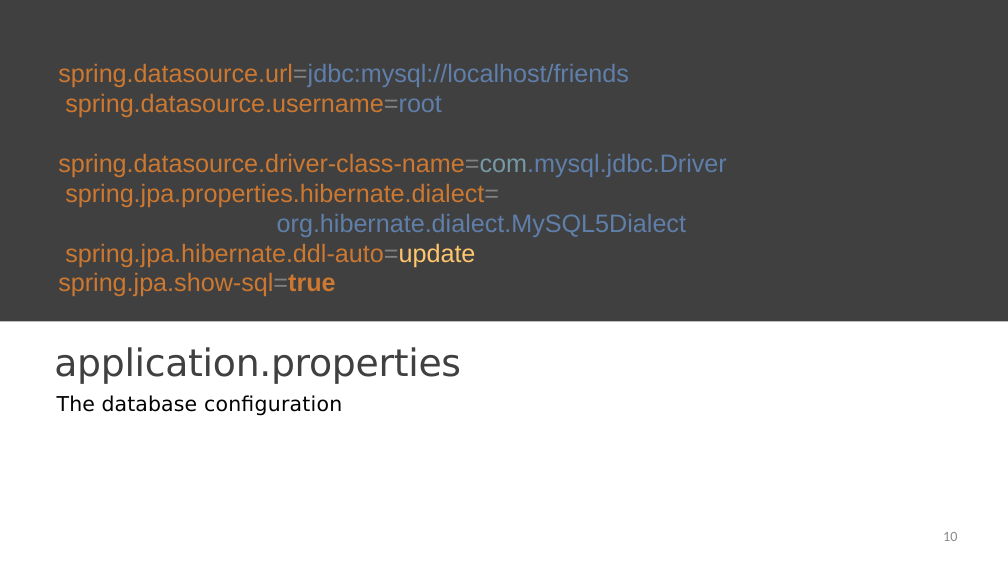
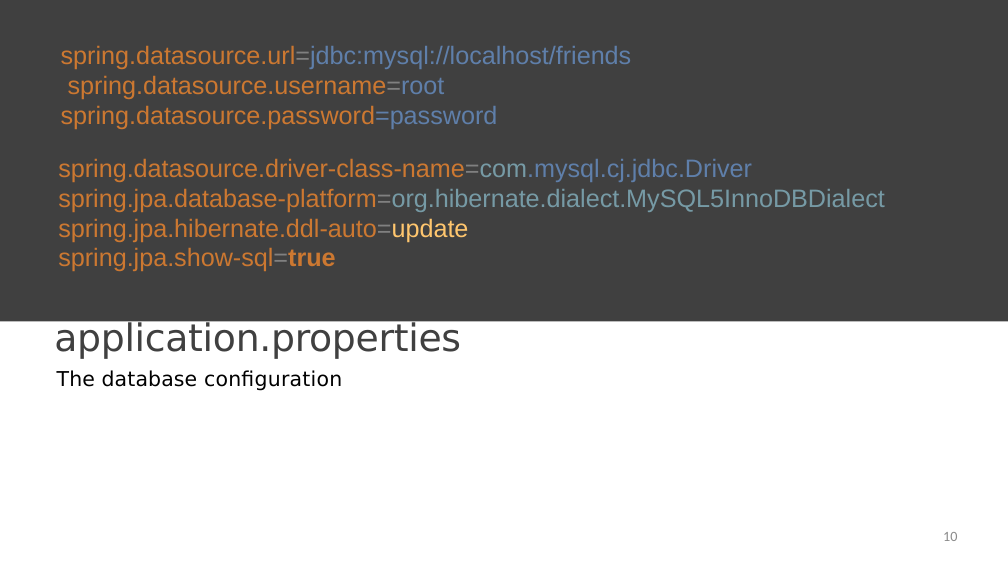
Before and after one commit to StevenJoseph19/DXC-FSD, a slide deck: slide 10 of 3. Spring 5.0/Day 20/Slides/3. Building the Friends Web Services/building-the-friends-web-services-slides.pptx. Drawn at 1008x567 pixels with LibreOffice and Linux fonts; fonts in the diff are those of the drawing. Boxes give left, top, right and bottom in pixels: in the first picture for what was removed or moved away, otherwise in the second. Text is boxed around its words. In the diff, an @@ line names an element or a change of style, - is before the commit and + after.

```diff
--- a/3. Spring 5.0/Day 20/Slides/3. Building the Friends Web Services/building-the-friends-web-services-slides.pptx
+++ b/3. Spring 5.0/Day 20/Slides/3. Building the Friends Web Services/building-the-friends-web-services-slides.pptx
@@ title at [61, 46, 632, 129]: text changed @@
-spring.datasource.url=jdbc:mysql://localhost/friends spring.datasource.username=root
+spring.datasource.url=jdbc:mysql://localhost/friends spring.datasource.username=root
+spring.datasource.password=password
@@ text at [58, 159, 885, 242]: text changed @@
-spring.datasource.driver-class-name=com.mysql.jdbc.Driver spring.jpa.properties.hibernate.dialect=
-org.hibernate.dialect.MySQL5Dialect spring.jpa.hibernate.ddl-auto=update
+spring.datasource.driver-class-name=com.mysql.cj.jdbc.Driver spring.jpa.database-platform=org.hibernate.dialect.MySQL5InnoDBDialect spring.jpa.hibernate.ddl-auto=update
```
Also in this commit, not shown: 21 other files.
